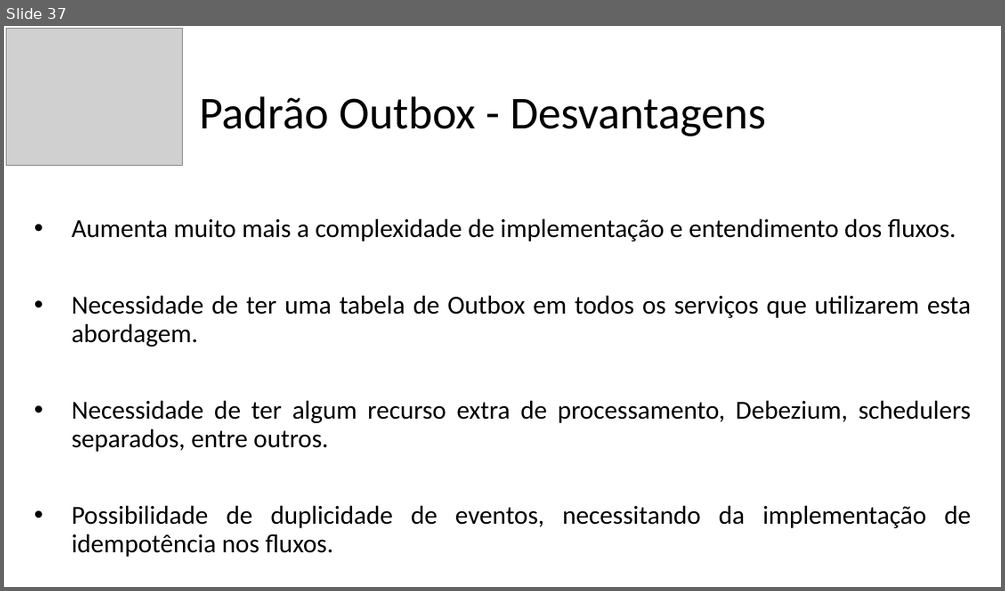
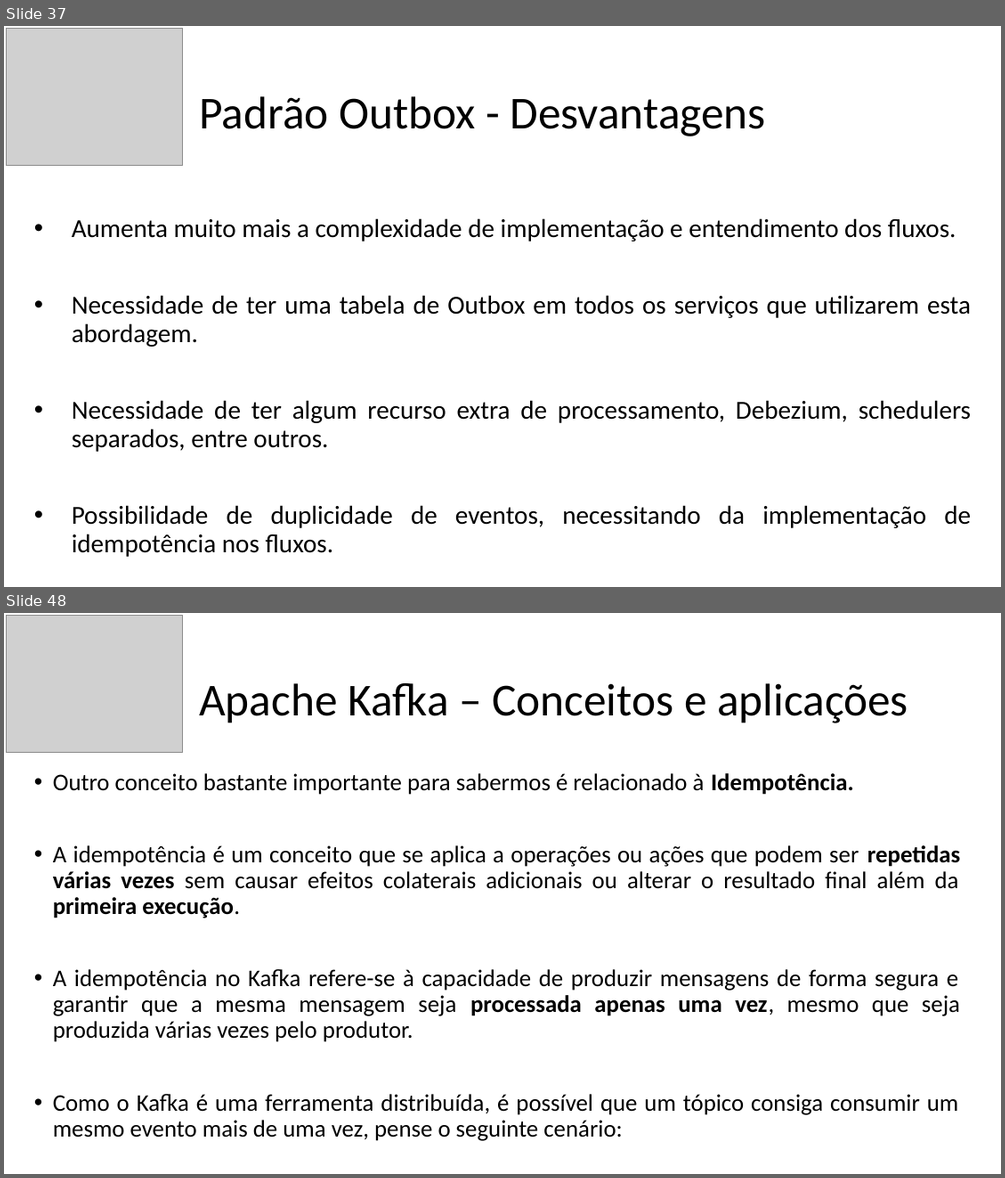
Before and after one commit to vhnegrisoli/curso-udemy-microsservicos-padrao-saga-orquestrado, a slide deck: Conteúdos/Apresentação - Saga.pptx. Shown one above the other, each under a label of ours: slide 37 before the commit, slides 37 and 48 after it; the slides between them are not shown. The pictures are 1005x591 and 1005x1178 pixels, drawn with LibreOffice and Linux fonts; fonts in the diff are those of the drawing; grey boxes stand for pictures. Boxes give left, top, right and bottom in pixels: in the first picture for what was removed or moved away, otherwise in the second. Text is boxed around its words. In the diff, an @@ line names an element or a change of style, - is before the commit and + after.

Commit message:
Adiciona conteúdos sobre Kafka nos slides

```diff
--- a/Conteúdos/Apresentação - Saga.pptx
+++ b/Conteúdos/Apresentação - Saga.pptx
@@ slide 48 added at <box>4,613,1001,1174</box>, background #FFFFFF @@
@@ picture added at <box>7,615,183,752</box> @@
@@ text added at <box>199,683,908,723</box>, 44 pt, text #000000 @@
+Apache Kafka – Conceitos e aplicações
@@ text added at <box>53,773,960,1141</box>, 23 pt, text #000000 @@
+• Outro conceito bastante importante para sabermos é relacionado à Idempotência.
+• A idempotência é um conceito que se aplica a operações ou ações que podem ser repetidas várias vezes sem causar efeitos colaterais adicionais ou alterar o resultado final além da primeira execução.
+• A idempotência no Kafka refere-se à capacidade de produzir mensagens de forma segura e garantir que a mesma mensagem seja processada apenas uma vez, mesmo que seja produzida várias vezes pelo produtor.
+• Como o Kafka é uma ferramenta distribuída, é possível que um tópico consiga consumir um mesmo evento mais de uma vez, pense o seguinte cenário:
```
Also in this commit, not shown: 2 slides changed, 15 other slides added, 1 slide removed.
